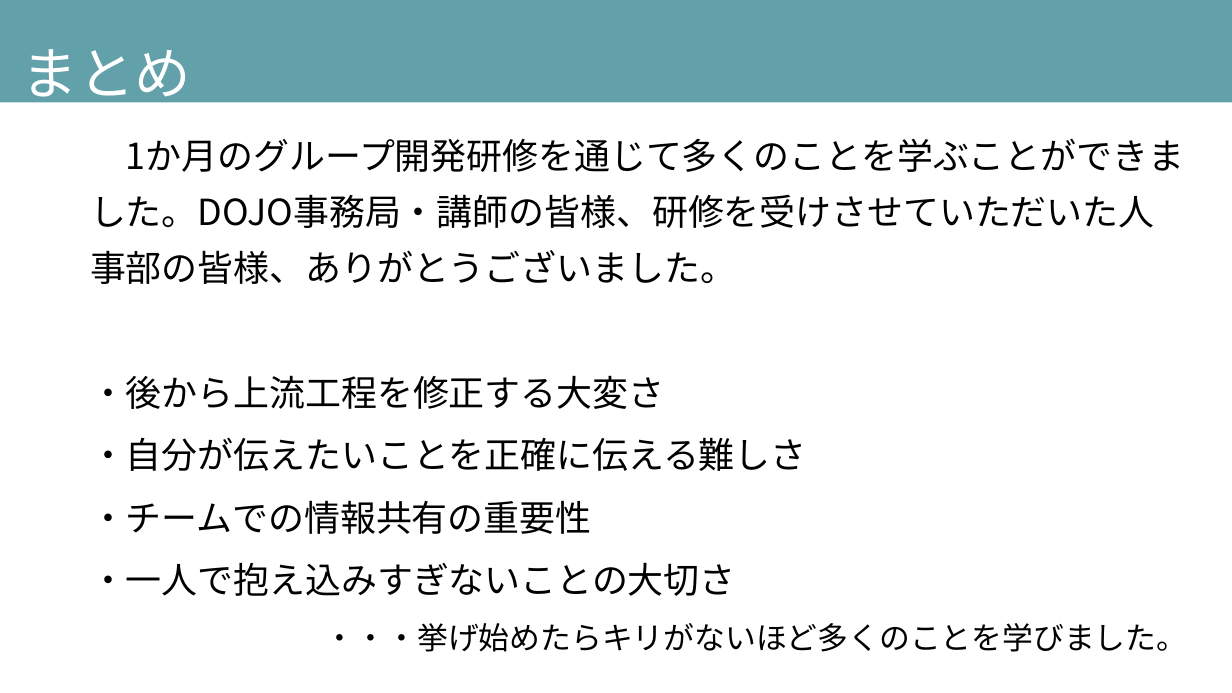
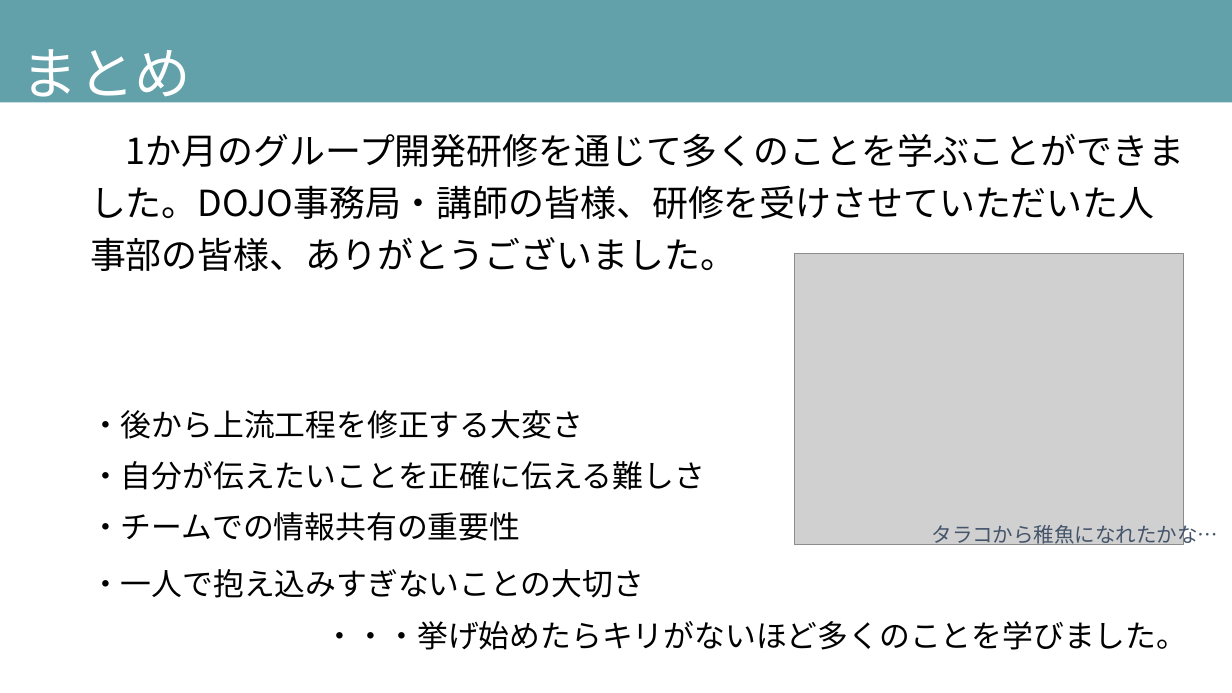
Before and after one commit to DOJO-2021/B-3, a slide deck: slide 24 of documents/発表スライド_ビーチサンダル.pptx (slide 22 before the commit). Drawn at 1232x693 pixels with LibreOffice and Linux fonts; fonts in the diff are those of the drawing; grey boxes stand for pictures. Boxes give left, top, right and bottom in pixels: in the first picture for what was removed or moved away, otherwise in the second. Text is boxed around its words. In the diff, an @@ line names an element or a change of style, - is before the commit and + after.

```diff
--- a/documents/発表スライド_ビーチサンダル.pptx
+++ b/documents/発表スライド_ビーチサンダル.pptx
@@ text "1か月のグループ開発研修を通じて多くのことを学ぶことができました。DOJO事務局・講師の皆様、研修を受けさせていただいた ..." at <box>90,185,1187,650</box>: size 28 to 24 pt in "・後から上流工程を修正する大変さ", "・自分が伝えたいことを正確に伝える難しさ", "・チームでの情報共有の重要性", "・一人で抱え込みすぎないことの大切さ"; line spacing 1.3 to 1.2 @@
@@ picture added at <box>795,253,1184,544</box> @@
@@ text added at <box>932,522,1219,548</box>, 16 pt, text #44546A @@
+タラコから稚魚になれたかな…
```
Also in this commit, not shown: 9 other slides changed, 2 slides added, 4 other files.
